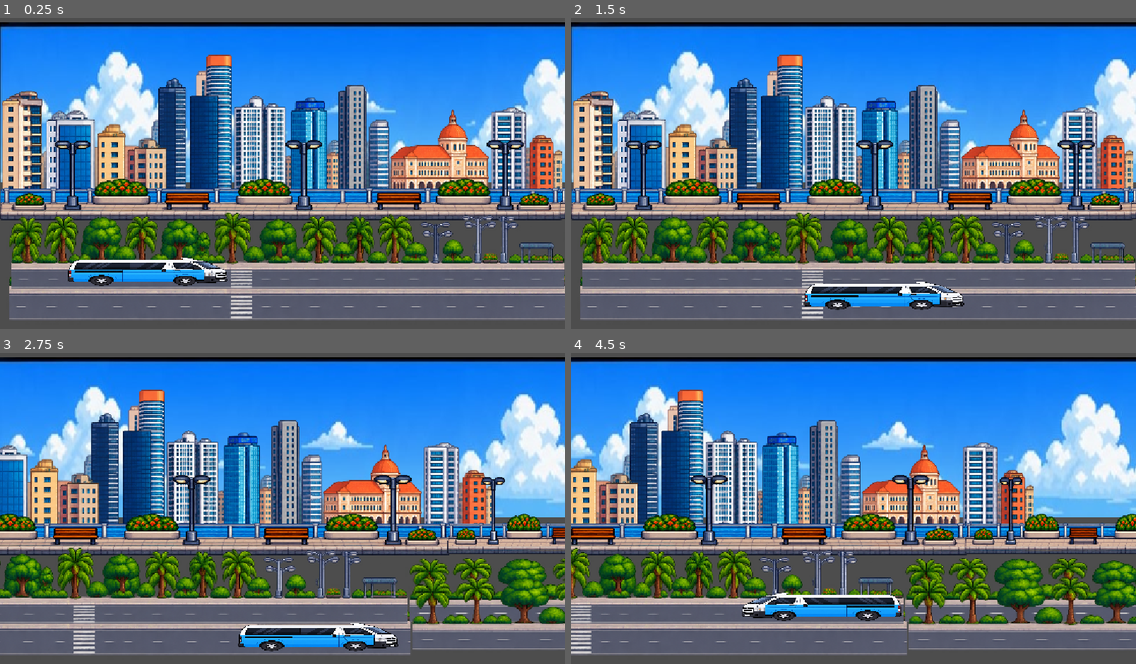
Above: before the commit, frames 1-4 (two rows, left to right).
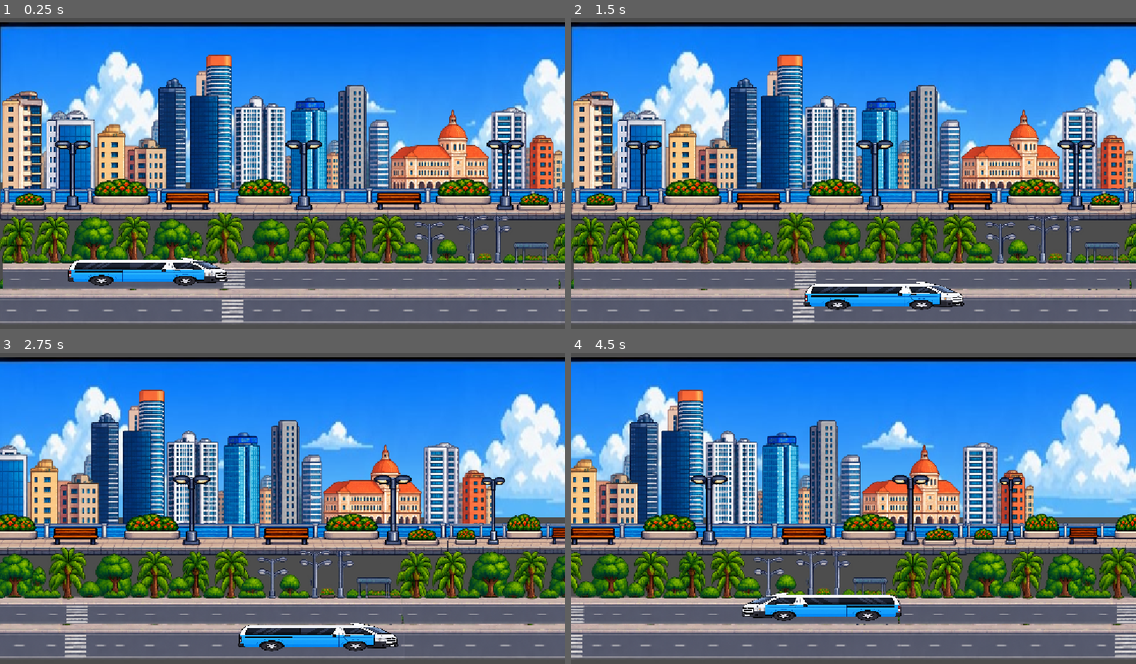
Above: after the commit, the same moments.

Repository: esdrasdasilva21/Candongueiro-2d
Game: Godot game, scene res://scenes/main.tscn
Two runs of this game, one before a commit and one after it. Both use one fixed random seed, a clock stepped at 60 frames per second and the inputs below.
Inputs:
- Up to frame 1 (0.25 s): no input
- Up to frame 2 (1.5 s): tap Enter at 0.5 s; hold Right (ui_right) 0.53-1.28 s; hold Down (ui_down) from 1.28 s (still down)
- Up to frame 3 (2.75 s): release Down (ui_down) at 2.03 s; hold Right (ui_right) from 2.03 s (still down)
- Up to frame 4 (4.5 s): release Right (ui_right) at 2.78 s; hold Up (ui_up) 2.78-3.53 s; hold Left (ui_left) from 3.53 s (still down)

The runs differ from the first frame. In frame 1, 16% of the frame differs, in the area x 0-100%, y 60-99%; in frame 2, 15%; in frame 3, 16%; in frame 4, 18%.

Commit message:
Atualizações referentes a curva do jogo

Diff:
--- a/scenes/main.tscn
+++ b/scenes/main.tscn
@@ -7,14 +7,14 @@
 [ext_resource type="Texture2D" uid="uid://dp24pel05p6m0" path="res://assets/arvores_estrada_pixel_art_2d (1).png" id="4_7mycd"]
 [ext_resource type="Script" uid="uid://t6grjjl5qe16" path="res://scripts/carro.gd" id="5_7mycd"]
 [ext_resource type="Texture2D" uid="uid://cy0fvxragubfi" path="res://assets/875fca7f-fa74-437c-b10b-33ef6452e49b.png" id="7_5vw27"]
-[ext_resource type="Script" uid="uid://d3tce8ls81caq" path="res://scenes/zona_curva.gd" id="8_tipki"]
-[ext_resource type="Texture2D" uid="uid://ncu6t86xi4u4" path="res://assets/Interseção Urbana em Pixel Art.png" id="9_85g3d"]
+[ext_resource type="Texture2D" uid="uid://cblobp8xmq6jx" path="res://assets/WhatsApp_Image_2026-11-12_at_09.47.21-removebg-preview.png" id="9_85g3d"]
+[ext_resource type="Script" uid="uid://d3tce8ls81caq" path="res://scenes/zona_curva.gd" id="9_choun"]
 
 [sub_resource type="RectangleShape2D" id="RectangleShape2D_015ha"]
 size = Vector2(334, 58)
 
-[sub_resource type="RectangleShape2D" id="RectangleShape2D_dbvsk"]
-size = Vector2(526.1813, 142.48218)
+[sub_resource type="RectangleShape2D" id="RectangleShape2D_qcfbw"]
+size = Vector2(435.7843, 142.71277)
 
 [node name="Main" type="Node2D" unique_id=1924574775]
 metadata/_edit_horizontal_guides_ = [-493.0]
@@ -64,28 +64,29 @@
 scroll_scale = Vector2(0.7, 0.7)
 repeat_times = 3
 
-[node name="InterseçãoUrbanaEmPixelArt" type="Sprite2D" parent="Estrada" unique_id=1398814570]
-position = Vector2(3407, 389)
+[node name="WhatsAppImage20261112At09_47_21RemovebgPreview" type="Sprite2D" parent="Estrada" unique_id=1125042089]
+position = Vector2(3147.9998, 499)
+scale = Vector2(2.0577612, 1.4144685)
 texture = ExtResource("9_85g3d")
 
+[node name="Sprite2D2" type="Sprite2D" parent="Estrada" unique_id=2078322864]
+position = Vector2(1701, 539)
+scale = Vector2(0.53291893, 0.74783003)
+texture = ExtResource("4_7mycd")
+
+[node name="Sprite2D" type="Sprite2D" parent="Estrada/Sprite2D2" unique_id=167858177]
+position = Vector2(3.2837563, -57.49971)
+scale = Vector2(0.9891398, 0.7436306)
+texture = ExtResource("4_7mycd")
+
 [node name="Sprite2D" type="Sprite2D" parent="Estrada" unique_id=1725739907]
-position = Vector2(588.00006, 532)
-scale = Vector2(0.52992636, 0.7436306)
+position = Vector2(571, 539)
+scale = Vector2(0.53291893, 0.74783003)
 texture = ExtResource("4_7mycd")
 
 [node name="Sprite2D" type="Sprite2D" parent="Estrada/Sprite2D" unique_id=971511935]
-position = Vector2(-1.8871536, -48.41124)
+position = Vector2(3.2837563, -57.49971)
 scale = Vector2(0.9891398, 0.7436306)
-texture = ExtResource("4_7mycd")
-
-[node name="Sprite2D" type="Sprite2D" parent="Estrada/Sprite2D/Sprite2D" unique_id=2017211858]
-position = Vector2(2420.9, 10.85038)
-scale = Vector2(1.2438016, 0.87861794)
-texture = ExtResource("4_7mycd")
-
-[node name="Sprite2D2" type="Sprite2D" parent="Estrada/Sprite2D" unique_id=71333635]
-position = Vector2(2400.3464, 22.860779)
-scale = Vector2(1.2267473, 0.7436306)
 texture = ExtResource("4_7mycd")
 
 [node name="Faixa de baixo" type="Marker2D" parent="." unique_id=1283645704]
@@ -107,7 +108,7 @@
 texture = ExtResource("7_5vw27")
 
 [node name="CollisionShape2D" type="CollisionShape2D" parent="Carro" unique_id=381369251]
-position = Vector2(2, 2)
+position = Vector2(8, 2)
 shape = SubResource("RectangleShape2D_015ha")
 
 [node name="Camera2D" type="Camera2D" parent="Carro" unique_id=1814770803]
@@ -117,11 +118,10 @@
 position_smoothing_enabled = true
 position_smoothing_speed = 7.0
 
-[node name="ZonaCurva" type="Area2D" parent="." unique_id=1430997547]
-position = Vector2(1232, 4)
-script = ExtResource("8_tipki")
+[node name="ZonaCurva" type="Area2D" parent="." unique_id=169428868]
+script = ExtResource("9_choun")
 
-[node name="CollisionShape2D" type="CollisionShape2D" parent="ZonaCurva" unique_id=714393022]
-position = Vector2(3358.9998, 265.99997)
-rotation = 1.5641657
-shape = SubResource("RectangleShape2D_dbvsk")
+[node name="CollisionShape2D" type="CollisionShape2D" parent="ZonaCurva" unique_id=343851209]
+position = Vector2(4161, 362)
+rotation = 1.5438163
+shape = SubResource("RectangleShape2D_qcfbw")
Binary file added: assets/WhatsApp_Image_2026-11-12_at_09.47.21-removebg-preview.png
Not shown, added: assets/WhatsApp_Image_2026-11-12_at_09.47.21-removebg-preview.png.import
